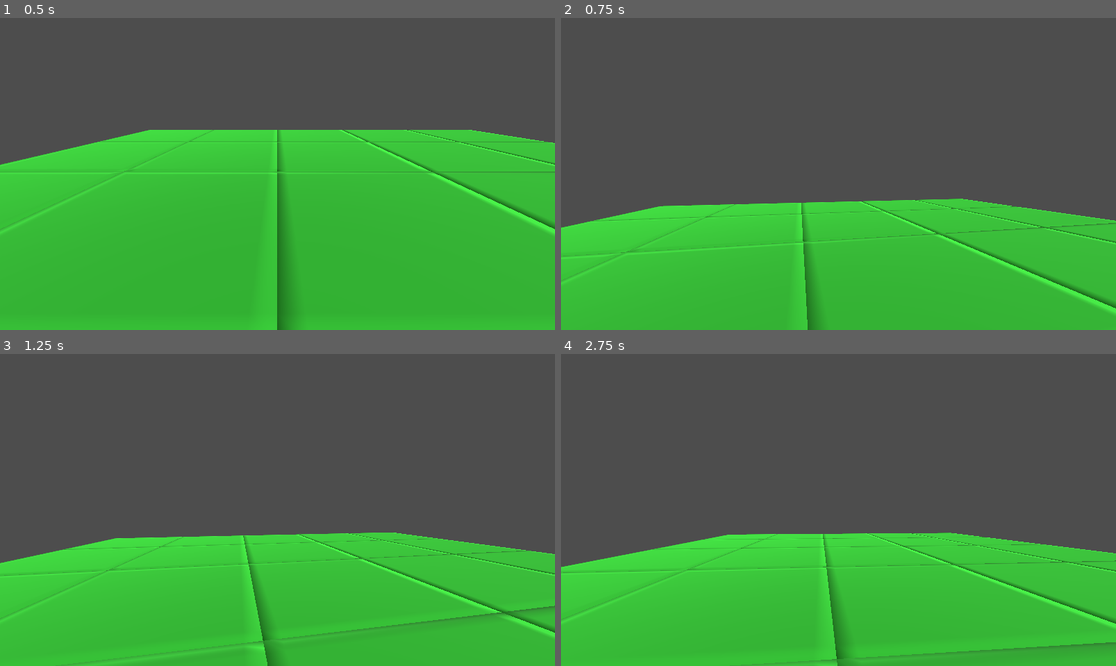
Above: before the commit, frames 1-4 (two rows, left to right).
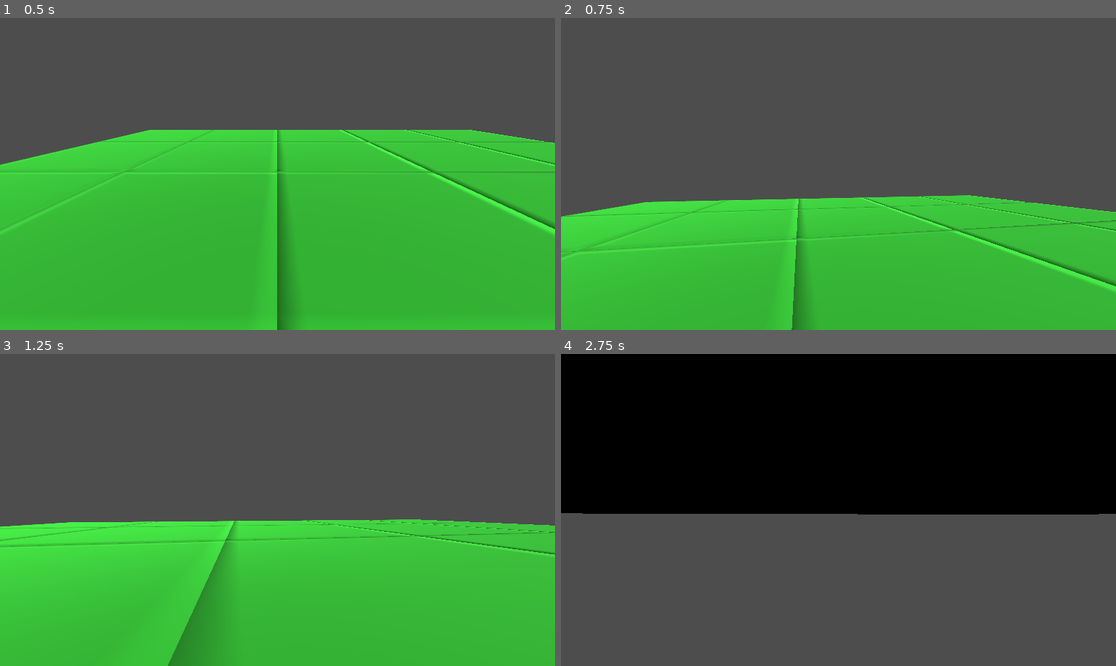
Above: after the commit, the same moments.

Repository: Ephesius/godot-voxels
Game: Godot game, scene res://scenes/world.tscn
Two runs of this game, one before a commit and one after it. Both use one fixed random seed, a clock stepped at 60 frames per second and the inputs below. The project has no main scene, so this scene is started directly.
Inputs (mouse positions are in pixels of both pictures, inside the frame that each line leads up to):
- Up to frame 1 (0.5 s): no input
- Up to frame 2 (0.75 s): tap Enter at 0.5 s; move the mouse to (866, 174) at 0.52 s; hold Up (ui_up) from 0.53 s (still down); hold C from 0.53 s (still down)
- Up to frame 3 (1.25 s): keep holding Up (ui_up); keep holding C; tap Space at 0.77 s; tap E at 0.8 s
- Up to frame 4 (2.75 s): keep holding Up (ui_up); move the mouse to (810, 510) at 1.27 s; release C at 1.28 s; tap E at 1.35, 2.3 s; tap Space at 1.52 s; tap C at 1.55 s; move the mouse to (849, 503) at 2.02 s; hold C from 2.03 s (still down)

Frame 1 is identical in both runs. In frame 2, 6.0% of the frame differs, in the area x 0-100%, y 56-100%; in frame 3, 11%; in frame 4, 91%, in the area x 0-100%, y 0-100%.

Commit message:
flipped movement along z axis to correct forward/backward movement, added WASD movement, changed the fly down key to 'C'

Diff:
--- a/project.godot
+++ b/project.godot
@@ -13,3 +13,38 @@
 config/name="Blocks"
 config/features=PackedStringArray("4.5", "Forward Plus")
 config/icon="res://icon.svg"
+
+[input]
+
+ui_left={
+"deadzone": 0.5,
+"events": [Object(InputEventKey,"resource_local_to_scene":false,"resource_name":"","device":0,"window_id":0,"alt_pressed":false,"shift_pressed":false,"ctrl_pressed":false,"meta_pressed":false,"pressed":false,"keycode":4194319,"physical_keycode":0,"key_label":0,"unicode":0,"location":0,"echo":false,"script":null)
+, Object(InputEventJoypadButton,"resource_local_to_scene":false,"resource_name":"","device":0,"button_index":13,"pressure":0.0,"pressed":false,"script":null)
+, Object(InputEventJoypadMotion,"resource_local_to_scene":false,"resource_name":"","device":0,"axis":0,"axis_value":-1.0,"script":null)
+, Object(InputEventKey,"resource_local_to_scene":false,"resource_name":"","device":-1,"window_id":0,"alt_pressed":false,"shift_pressed":false,"ctrl_pressed":false,"meta_pressed":false,"pressed":false,"keycode":0,"physical_keycode":65,"key_label":0,"unicode":97,"location":0,"echo":false,"script":null)
+]
+}
+ui_right={
+"deadzone": 0.5,
+"events": [Object(InputEventKey,"resource_local_to_scene":false,"resource_name":"","device":0,"window_id":0,"alt_pressed":false,"shift_pressed":false,"ctrl_pressed":false,"meta_pressed":false,"pressed":false,"keycode":4194321,"physical_keycode":0,"key_label":0,"unicode":0,"location":0,"echo":false,"script":null)
+, Object(InputEventJoypadButton,"resource_local_to_scene":false,"resource_name":"","device":0,"button_index":14,"pressure":0.0,"pressed":false,"script":null)
+, Object(InputEventJoypadMotion,"resource_local_to_scene":false,"resource_name":"","device":0,"axis":0,"axis_value":1.0,"script":null)
+, Object(InputEventKey,"resource_local_to_scene":false,"resource_name":"","device":-1,"window_id":0,"alt_pressed":false,"shift_pressed":false,"ctrl_pressed":false,"meta_pressed":false,"pressed":false,"keycode":0,"physical_keycode":68,"key_label":0,"unicode":100,"location":0,"echo":false,"script":null)
+]
+}
+ui_up={
+"deadzone": 0.5,
+"events": [Object(InputEventKey,"resource_local_to_scene":false,"resource_name":"","device":0,"window_id":0,"alt_pressed":false,"shift_pressed":false,"ctrl_pressed":false,"meta_pressed":false,"pressed":false,"keycode":4194320,"physical_keycode":0,"key_label":0,"unicode":0,"location":0,"echo":false,"script":null)
+, Object(InputEventJoypadButton,"resource_local_to_scene":false,"resource_name":"","device":0,"button_index":11,"pressure":0.0,"pressed":false,"script":null)
+, Object(InputEventJoypadMotion,"resource_local_to_scene":false,"resource_name":"","device":0,"axis":1,"axis_value":-1.0,"script":null)
+, Object(InputEventKey,"resource_local_to_scene":false,"resource_name":"","device":-1,"window_id":0,"alt_pressed":false,"shift_pressed":false,"ctrl_pressed":false,"meta_pressed":false,"pressed":false,"keycode":0,"physical_keycode":87,"key_label":0,"unicode":119,"location":0,"echo":false,"script":null)
+]
+}
+ui_down={
+"deadzone": 0.5,
+"events": [Object(InputEventKey,"resource_local_to_scene":false,"resource_name":"","device":0,"window_id":0,"alt_pressed":false,"shift_pressed":false,"ctrl_pressed":false,"meta_pressed":false,"pressed":false,"keycode":4194322,"physical_keycode":0,"key_label":0,"unicode":0,"location":0,"echo":false,"script":null)
+, Object(InputEventJoypadButton,"resource_local_to_scene":false,"resource_name":"","device":0,"button_index":12,"pressure":0.0,"pressed":false,"script":null)
+, Object(InputEventJoypadMotion,"resource_local_to_scene":false,"resource_name":"","device":0,"axis":1,"axis_value":1.0,"script":null)
+, Object(InputEventKey,"resource_local_to_scene":false,"resource_name":"","device":-1,"window_id":0,"alt_pressed":false,"shift_pressed":false,"ctrl_pressed":false,"meta_pressed":false,"pressed":false,"keycode":0,"physical_keycode":83,"key_label":0,"unicode":115,"location":0,"echo":false,"script":null)
+]
+}
--- a/scripts/flying_camera.gd
+++ b/scripts/flying_camera.gd
@@ -59,7 +59,7 @@
 
 	# Calculate movement direction relative to camera orientation
 	# Forward/backward movement (W/S)
-	var forward: Vector3 = -global_transform.basis.z * input_dir.y
+	var forward: Vector3 = global_transform.basis.z * input_dir.y
 	# Left/right movement (A/D)
 	var right: Vector3 = global_transform.basis.x * input_dir.x
 
@@ -68,7 +68,7 @@
 	if Input.is_key_pressed(KEY_SPACE):
 		vertical = Vector3.UP
 	# Note: We already use Ctrl for slow mode, so let's use E for down
-	if Input.is_key_pressed(KEY_E):
+	if Input.is_key_pressed(KEY_C):
 		vertical = Vector3.DOWN
 
 	# Combine all movement directions
Not shown, added: scripts/flying_camera.gd.uid
